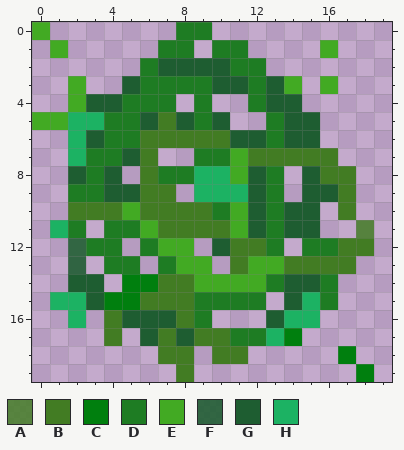
Pixel-art sprite, stored at dots.png. The picture above was drawn from the file before the commit.
The file is 20x20 pixels. Pixels under 10% opacity are left out.
Palette (. is transparent): A #427c23d3  B #427c23  C #007f0e  D #1e7c23  E #42aa23  F #1e5d31e1  G #1e5d31  H #1cb263
Pixels before, first column x 0:
 0 E.......DD.........
 1 .E.....DD.DD....E..
 2 ......DGGGGDD......
 3 ..E..GDDDDGGDGE.E..
 4 ..EGGDDD.D..DGG....
 5 EEHHDDGBGDG..DGG...
 6 ..HGDDBBBBBGGDGG...
 7 ..HDDGB..DDEBBBBB..
 8 ..GDG.BDDHHEGD.GBB.
 9 ..DDGGBB.HHHGD.GGB.
10 ..BBBEBBBBDEGDGG.B.
11 .HD.DDEBBBBEGDGG..A
12 ..FDD.DEE.GBBD.DDBB
13 ..F.DD.DEE.BEEBBBB.
14 ..GG.CCBBEEEEDGGD..
15 .HHGCCBBBDDDD.GHD..
16 ..H.BGGGBD...GHH...
17 ....B.GBGBBDDHC....
18 .......BB.BB.....C.
19 ........B.........C
Now the later version:
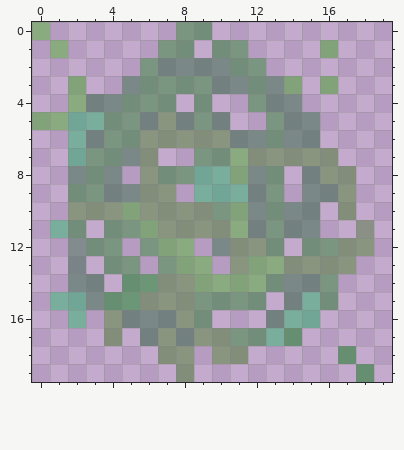
The edit:
Colour A changes from #427c23d3 to #427c235e.
Colour B changes from #427c23 to #427c2372.
Colour C changes from #007f0e to #007f0e72.
Colour D changes from #1e7c23 to #1e7c2372.
Colour E changes from #42aa23 to #42aa2372.
Colour F changes from #1e5d31e1 to #1e5d3165.
Colour G changes from #1e5d31 to #1e5d3172.
Colour H changes from #1cb263 to #1cb26372.
